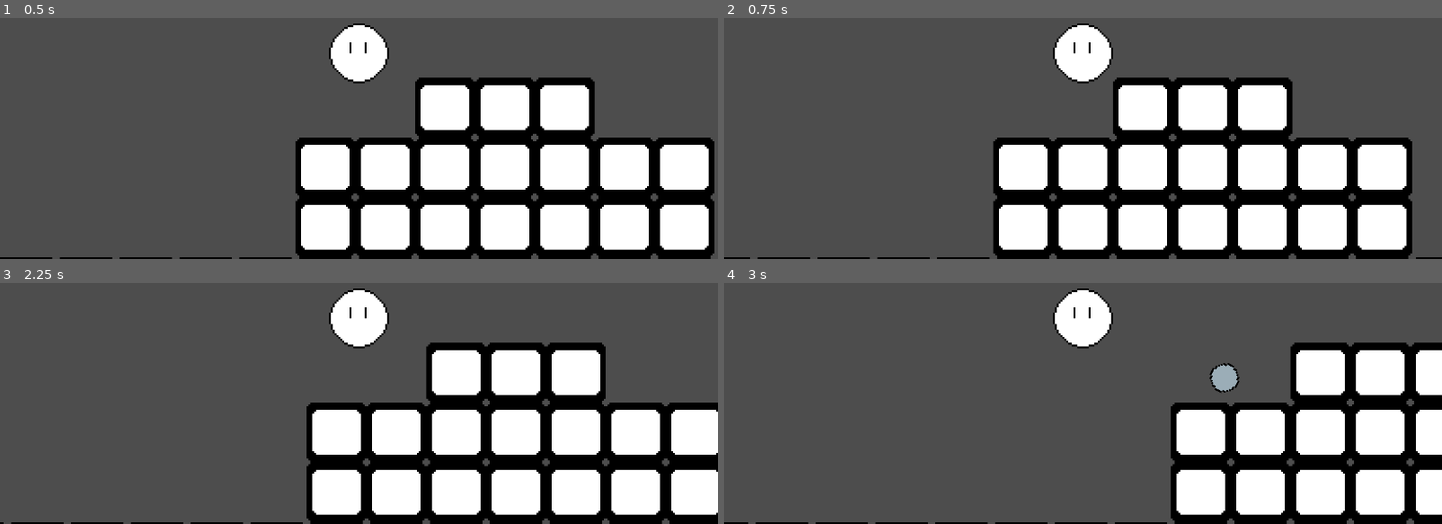
Above: before the commit, frames 1-4 (two rows, left to right).
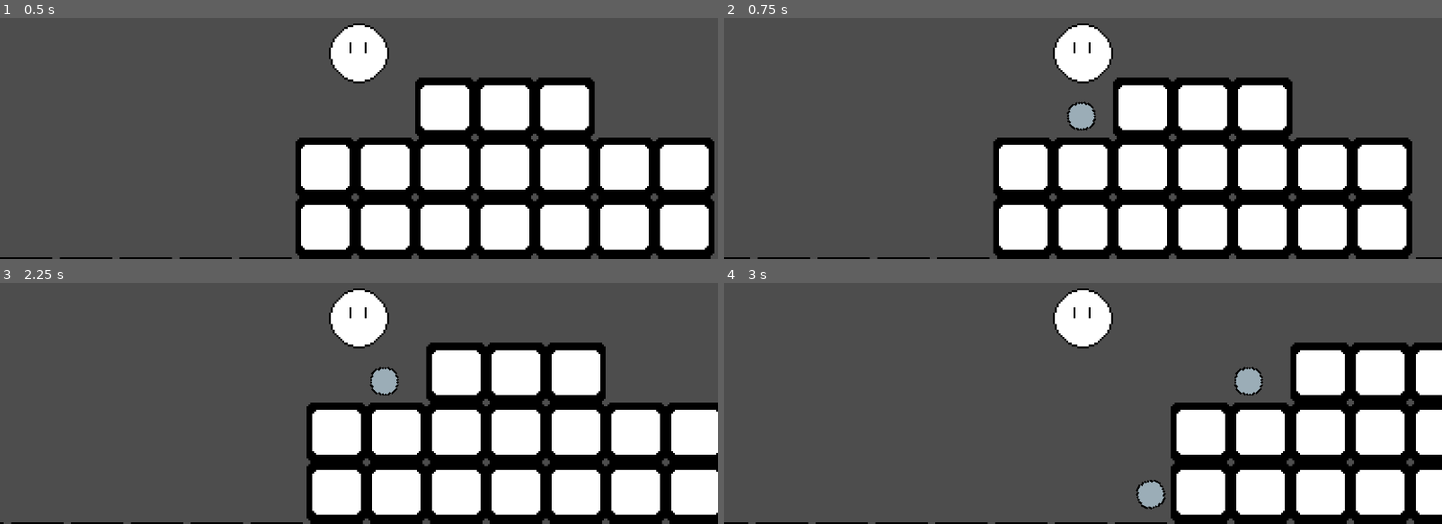
Above: after the commit, the same moments.

Repository: JoshuaKlot/BinghamtonGameJam3
Game: Godot game, scene res://scenes/main.tscn
The game is run twice, just before and just after one commit, with the same random seed, the same clock (stepped at 60 frames per second) and the same inputs.
Inputs (mouse positions are in pixels of both pictures, inside the frame that each line leads up to):
- Up to frame 1 (0.5 s): no input
- Up to frame 2 (0.75 s): tap Enter (ui_accept) at 0.5 s; move the mouse to (1047, 138) at 0.52 s; hold Right (ui_right) from 0.53 s (still down); tap Space (shoot) at 0.6 s
- Up to frame 3 (2.25 s): tap Enter (ui_accept) at 0.77, 1.25, 1.52, 2 s; move the mouse to (574, 381) at 1.27 s; tap Space (shoot) at 1.35, 2.1 s; move the mouse to (outside the picture) at 2.02 s; release Right (ui_right) at 2.03 s; hold Left (ui_left) from 2.03 s (still down)
- Up to frame 4 (3 s): keep holding Left (ui_left); move the mouse to (1118, 321) at 2.77 s; tap Space (shoot) at 2.85 s

Frame 1 is identical in both runs. In frame 2, 0.4% of the frame differs, in the area x 47-52%, y 34-47%; in frame 3, 0.4%; in frame 4, 1.1%, in the area x 57-76%, y 33-95%.

Commit message:
gitignore

Diff:
--- a/platformer/Scripts/bullet.gd
+++ b/platformer/Scripts/bullet.gd
@@ -6,7 +6,7 @@
 	look_at(get_viewport().get_mouse_position())
 
 func _physics_process(delta: float) -> void:
-	velocity = Vector2(1, 0).rotated(rotation) * bulletSpeed
+	velocity = Vector2(1, 1).rotated(rotation) * bulletSpeed
 	move_and_slide()
 	var collision_info = move_and_collide(velocity * delta)
 	if collision_info:
Not shown, added: Godot.gitignore
